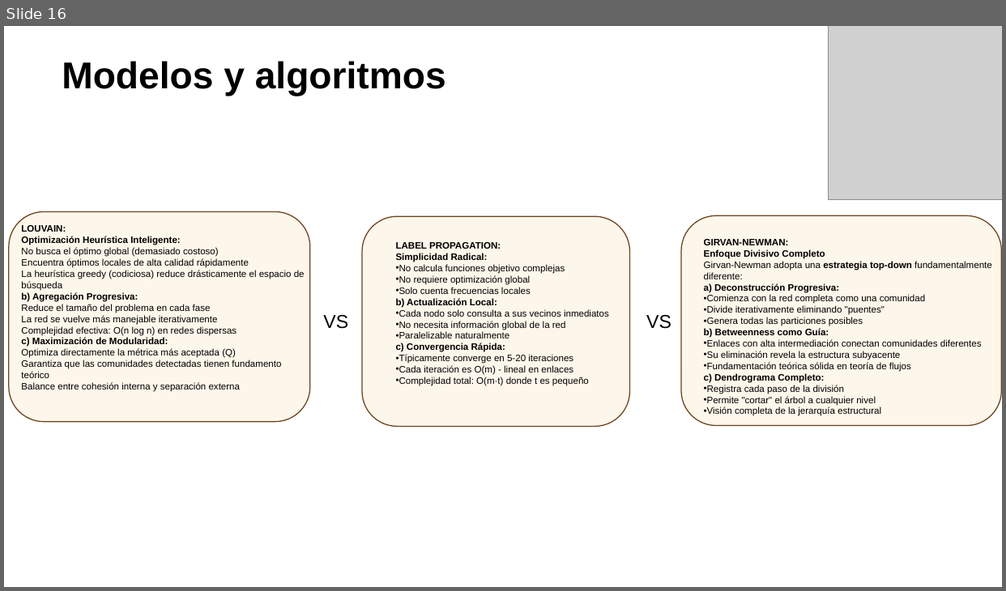
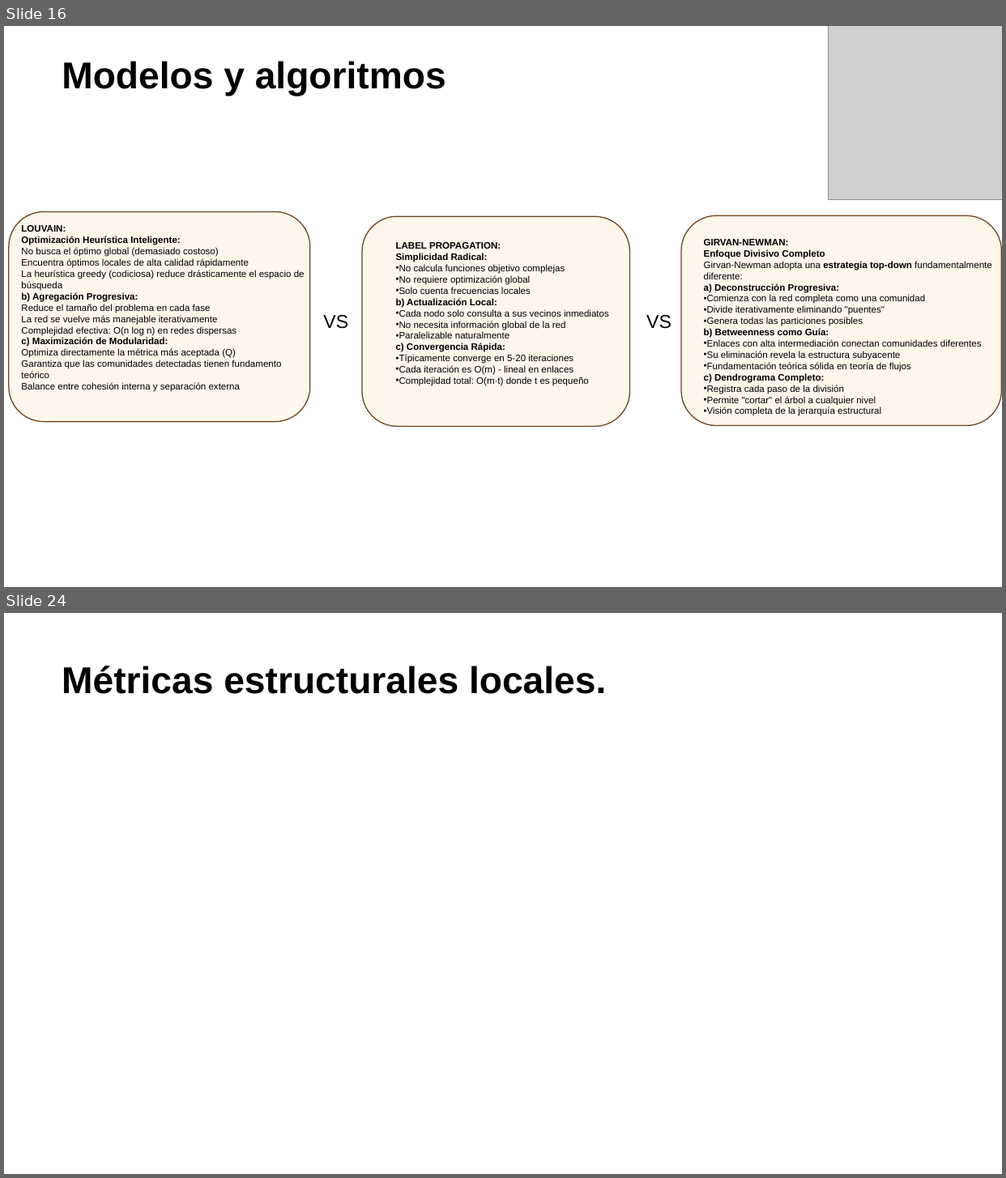
Before and after one commit to mrmiguel564/Proyecto-redes, a slide deck: ppt_deteccion_de_comunidades.pptx. Shown one above the other, each under a label of ours: slide 16 before the commit, slides 16 and 24 after it; the slides between them are not shown. The pictures are 1006x591 and 1006x1178 pixels, drawn with LibreOffice and Linux fonts; fonts in the diff are those of the drawing; grey boxes stand for pictures. Boxes give left, top, right and bottom in pixels: in the first picture for what was removed or moved away, otherwise in the second. Text is boxed around its words. In the diff, an @@ line names an element or a change of style, - is before the commit and + after.

```diff
--- a/ppt_deteccion_de_comunidades.pptx
+++ b/ppt_deteccion_de_comunidades.pptx
@@ slide 24 added at <box>4,613,1002,1174</box>, background #FFFFFF @@
@@ title added at <box>62,666,606,694</box>, 36 pt, text #000000, bold @@
+Métricas estructurales locales.
```
Also in this commit, not shown: 4 slides changed, 11 other slides added.
